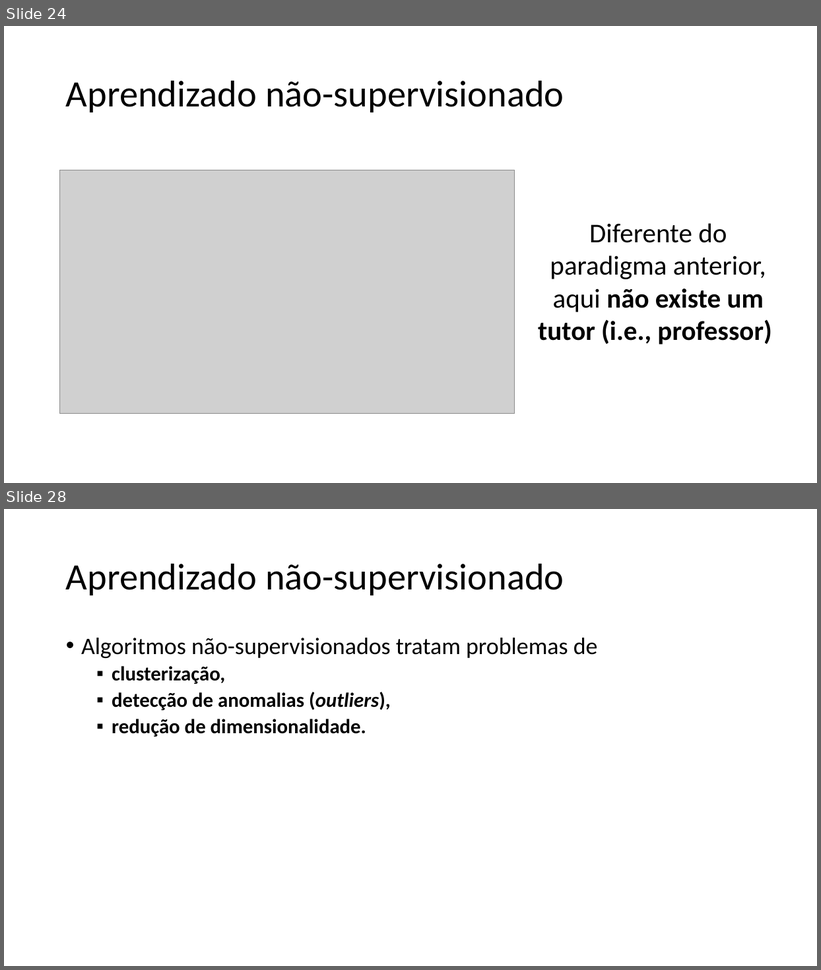
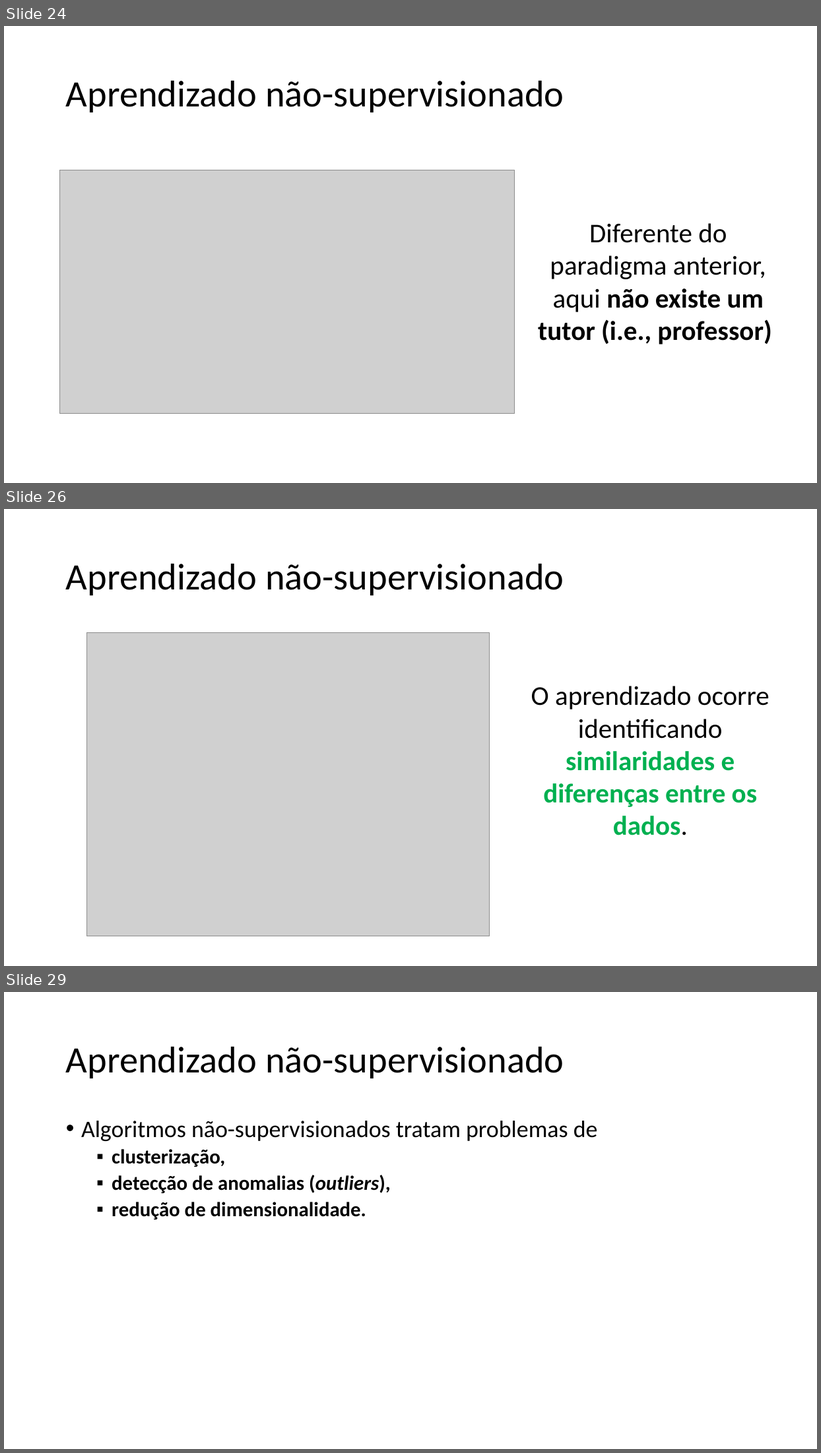
Before and after one commit to zz4fap/c24_inteligencia_artificial, a slide deck: slides/C24_Paradigmas.pptx. Shown one above the other, each under a label of ours: slides 24 and 28 before the commit, slides 24, 26 and 29 after it; the slides between them are not shown. The pictures are 821x970 and 821x1453 pixels, drawn with LibreOffice and Linux fonts; fonts in the diff are those of the drawing; grey boxes stand for pictures. Boxes give left, top, right and bottom in pixels: in the first picture for what was removed or moved away, otherwise in the second. Text is boxed around its words. In the diff, an @@ line names an element or a change of style, - is before the commit and + after.

```diff
--- a/slides/C24_Paradigmas.pptx
+++ b/slides/C24_Paradigmas.pptx
@@ slide 26 added at bbox=[4, 509, 817, 966], background #FFFFFF @@
@@ title added at bbox=[66, 563, 564, 595], 44 pt, text #000000 @@
+Aprendizado não-supervisionado
@@ picture added at bbox=[87, 633, 490, 937] @@
@@ text added at bbox=[531, 686, 770, 836], 32 pt, text #00B050, bold @@
+O aprendizado ocorre identificando similaridades e diferenças entre os dados.
@@ what was slide 28 is now slide 29 @@
```
Also in this commit, not shown: 12 slides changed.
